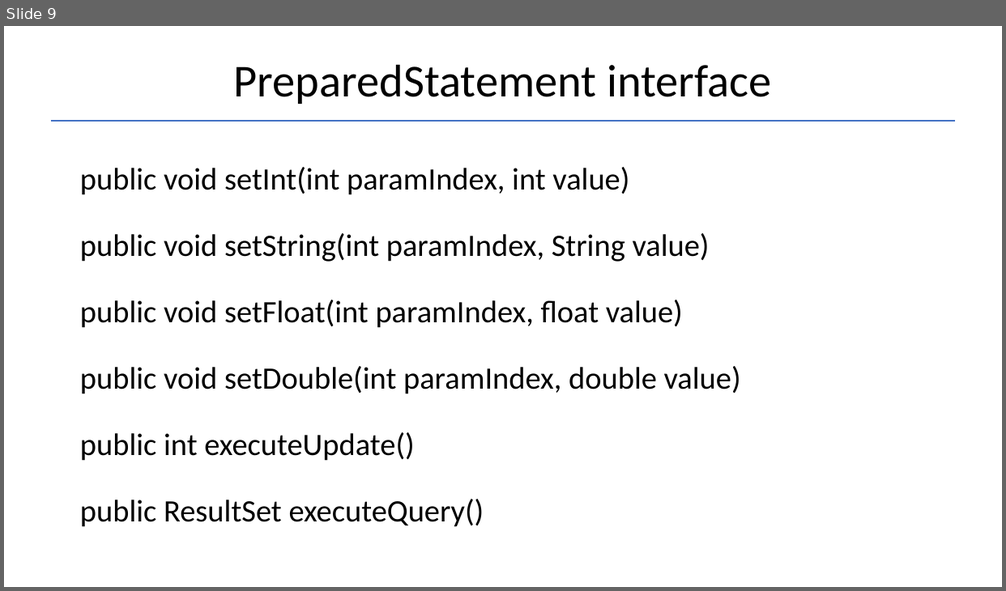
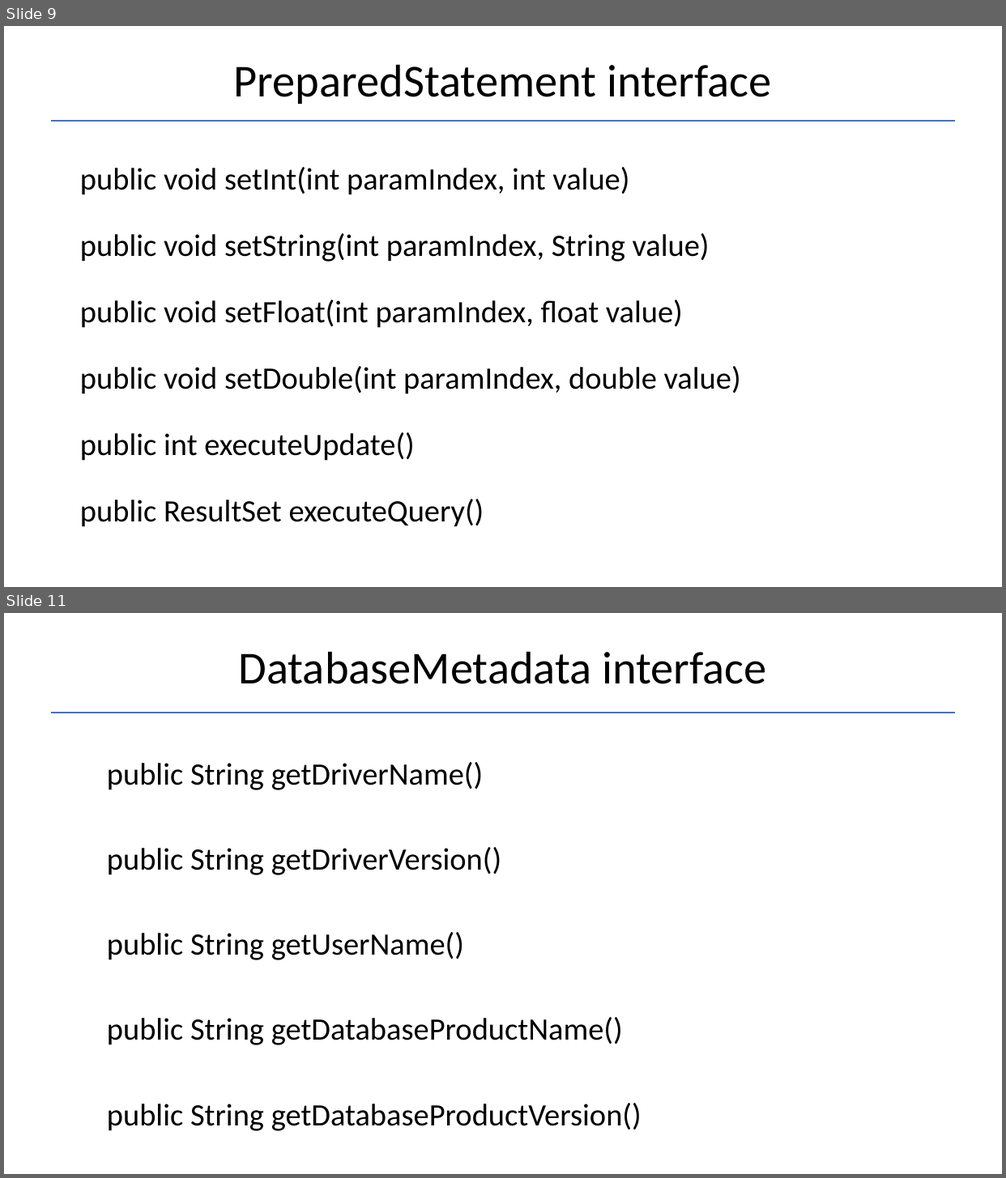
Before and after one commit to Garnik94/Levelup_presentations, a slide deck: JDBC/JDBC_Presentation.pptx. Shown one above the other, each under a label of ours: slide 9 before the commit, slides 9 and 11 after it; the slides between them are not shown. The pictures are 1006x591 and 1006x1178 pixels, drawn with LibreOffice and Linux fonts; fonts in the diff are those of the drawing. Boxes give left, top, right and bottom in pixels: in the first picture for what was removed or moved away, otherwise in the second. Text is boxed around its words. In the diff, an @@ line names an element or a change of style, - is before the commit and + after.

```diff
--- a/JDBC/JDBC_Presentation.pptx
+++ b/JDBC/JDBC_Presentation.pptx
@@ slide 11 added at [4,613,1002,1174], background #FFFFFF @@
@@ title added at [238,651,766,684], 44 pt, text #000000 @@
+DatabaseMetadata interface
@@ line added from (50, 713) to (956, 713), #4472C4 1.5 pt @@
@@ text added at [107,762,641,1131], 30 pt, text #000000 @@
+public String getDriverName()
+public String getDriverVersion()
+public String getUserName()
+public String getDatabaseProductName()
+public String getDatabaseProductVersion()
```
Also in this commit, not shown: 4 slides changed, 4 other slides added, 7 other files.
